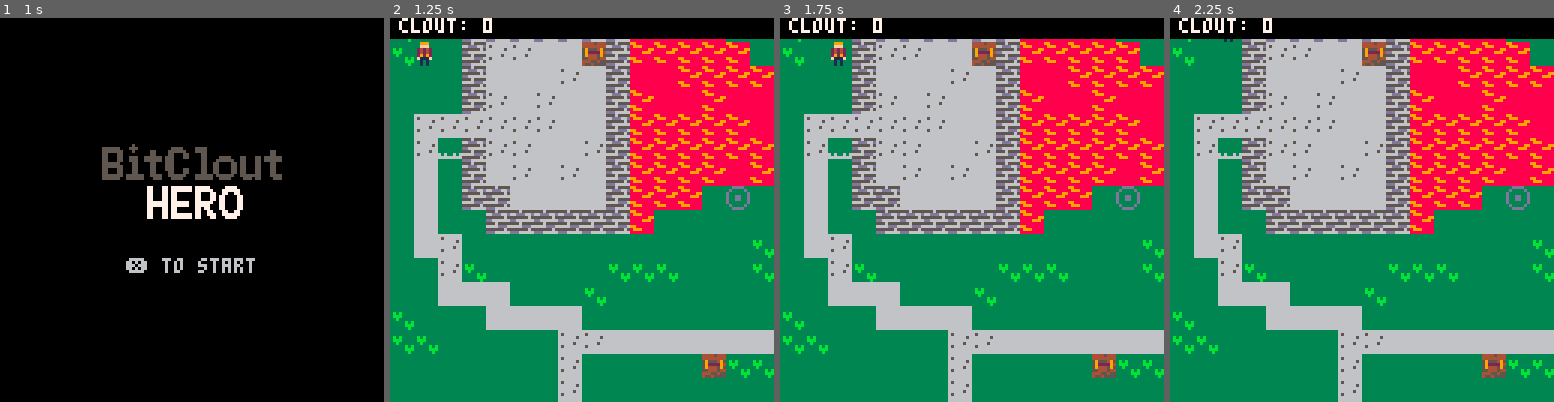
Above: before the commit, frames 1-4 (left to right).
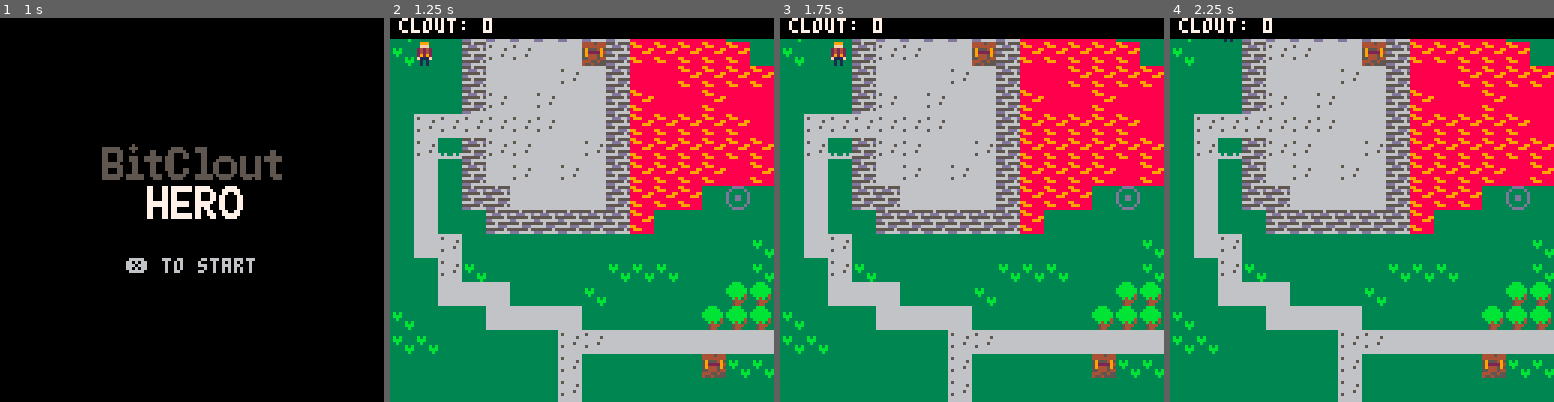
Above: after the commit, the same moments.

Repository: thoughtlesslabs/bitclouthero
Game: PICO-8 cartridge bitclout.p8
Two runs of this game, one before a commit and one after it. Both use one fixed random seed, a clock stepped at 60 frames per second and the inputs below.
Inputs:
- Up to frame 1 (1 s): tap X (X key) at 0.33 s
- Up to frame 2 (1.25 s): tap X (X key) at 1.07 s
- Up to frame 3 (1.75 s): hold Right from 1.6 s (still down)
- Up to frame 4 (2.25 s): tap X (X key) at 1.85 s; release Right at 2.1 s; hold Up from 2.15 s (still down)

Frame 1 is identical in both runs. In frame 2, 1.2% of the frame differs, in the area x 81-100%, y 68-82%; in frame 3, 1.2%; in frame 4, 1.2%.

Commit message:
Added new sand tiles and sandtrap

Diff:
--- a/bitclout.p8
+++ b/bitclout.p8
@@ -29,7 +29,8 @@
 	cloutopen = {7}
 	traps = {38}
 	trapclosed = {39}
-	sand = {54,55}
+	sand = {4,5}
+	sandtrap = {5}
 	treekey = {51}
 	win = {22}
 	lose = {39}
@@ -200,6 +201,9 @@
 	elseif is_tile(treekey,x,y) then
 		swap_tile(x,y)
 		sfx(4)
+	elseif is_tile(sandtrap,x,y) then
+		swap_tile(x,y)
+		sfx(5)
 	end
 end
 
@@ -271,14 +275,14 @@
 -- 2. add in gameplay
 -- 3. highscore
 __gfx__
-00000007700000003333333333333333000000000000000044445444a444444a0000000000999000000ff000000ff00000000000000000000000000000000000
-000007700770000033333333333333330000000000000000444444445a5454a40000000000fff000000ff000000ff00000000000000000000000000000000000
-0007700000077000333333333b3b333300000000000000005955549549aa4a940000000002424200000240000022400000000000000000000000000000000000
-0770000000000770333333333bbb3333000000000000000059222294a9aaaa9a000000000242420000224f000022400000000000000000000000000000000000
-77000000000000773333333333b33333000000000000000059444595aaaaaaaa00000000029292000f029000002f900000000000000000000000000000000000
-07770000000077703333333333333b3b00000000000000005544454444aaaa55000000000f111f00000110000011100000000000000000000000000000000000
-07007700007700703333333333333bbb0000000000000000444554555a4a45a40000000000101000000110000110100000000000000000000000000000000000
-007000777700070033333333333333b3000000000000000045545555a44a545a0000000000101000000111000100110000000000000000000000000000000000
+00000007700000003333333333333333999999999999999944445444a444444a0000000000999000000ff000000ff00000000000000000000000000000000000
+000007700770000033333333333333339a9999a999999999444444445a5454a40000000000fff000000ff000000ff00000000000000000000000000000000000
+0007700000077000333333333b3b333399999999999999995955549549aa4a940000000002424200000240000022400000000000000000000000000000000000
+0770000000000770333333333bbb33339999a9999999999959222294a9aaaa9a000000000242420000224f000022400000000000000000000000000000000000
+77000000000000773333333333b33333999999999999999959444595aaaaaaaa00000000029292000f029000002f900000000000000000000000000000000000
+07770000000077703333333333333b3b99a99999999999995544454444aaaa55000000000f111f00000110000011100000000000000000000000000000000000
+07007700007700703333333333333bbb9999999999999999444554555a4a45a40000000000101000000110000110100000000000000000000000000000000000
+007000777700070033333333333333b39a9999a99999999945545555a44a545a0000000000101000000111000100110000000000000000000000000000000000
 00070000000070005556555566666666666666660000000000dddd00000000000000000000000000000000000000000000000000000000000000000000000000
 000070000000700066ddd66d6666666665666666000000000d0000d0000000000000000000000000000000000000000000000000000000000000000000000000
 000070000007000055555565666666666666665600000000d000000d000000000000000000000000000000000000000000000000000000000000000000000000
@@ -295,14 +299,14 @@
 00000070007000008888888899888888000000000000000060600606060660600000000000000000000000000000000000000000000000000000000000000000
 00000007007000008888888889998888000000000000000066666666066666600000000000000000000000000000000000000000000000000000000000000000
 00000000770000008888888888888888000000000000000000000000000000000000000000000000000000000000000000000000000000000000000000000000
-000000000000000000bbb00000bbb00000bbb0000000000099999999999999990000000000000000000000000000000000000000000000000000000000000000
-00000000000000000bbbbb000bbbbb000bbbbb0000000000999999999a9999a90000000000000000000000000000000000000000000000000000000000000000
-0000000000000000bbbbbbb0bbbbbbb0bbbbbbb00000000099999999999999990000000000000000000000000000000000000000000000000000000000000000
-0000000000000000bbbbbbb0bbbbbbb0bbbbbbb000000000999999999999a9990000000000000000000000000000000000000000000000000000000000000000
-00000000000000000bbbbb404bbbbb400bbbbb400000000099999999999999990000000000000000000000000000000000000000000000000000000000000000
-000000000000000000b4b04044b4b04000b4b040000000009999999999a999990000000000000000000000000000000000000000000000000000000000000000
-00000000000000000054440004544400005444000000000099999999999999990000000000000000000000000000000000000000000000000000000000000000
-000000000000000000544000005440000054400000000000999999999a9999a90000000000000000000000000000000000000000000000000000000000000000
+000000000000000000bbb00000bbb00000bbb0000000000000000000000000000000000000000000000000000000000000000000000000000000000000000000
+00000000000000000bbbbb000bbbbb000bbbbb000000000000000000000000000000000000000000000000000000000000000000000000000000000000000000
+0000000000000000bbbbbbb0bbbbbbb0bbbbbbb00000000000000000000000000000000000000000000000000000000000000000000000000000000000000000
+0000000000000000bbbbbbb0bbbbbbb0bbbbbbb00000000000000000000000000000000000000000000000000000000000000000000000000000000000000000
+00000000000000000bbbbb404bbbbb400bbbbb400000000000000000000000000000000000000000000000000000000000000000000000000000000000000000
+000000000000000000b4b04044b4b04000b4b0400000000000000000000000000000000000000000000000000000000000000000000000000000000000000000
+00000000000000000054440004544400005444000000000000000000000000000000000000000000000000000000000000000000000000000000000000000000
+00000000000000000054400000544000005440000000000000000000000000000000000000000000000000000000000000000000000000000000000000000000
 00000000005000000000000000000000000000000000000000000000000000000000000000000000000000000000000000000000000000000000000000000000
 55555500055500000000000555500005555000000000000000000000000000000000000000000000000000000000000000000000000000000000000000000000
 55555550005000005500005555550005555000000000000000000000550000000000000000000000000000000000000000000000000000000000000000000000
@@ -480,32 +484,33 @@
 0213021213141314131222222222232222222223232223232222222322232322020202021414131313131313131414140202020202020202020202020202020202020000000000000000000000000000000000000000000000000000000000000000000000000000000000000000000000000000000000000000000000000000
 0213021212131313131222222202160222222222222222232222232222222322020202020202020213020202020202131313020202020202020202020202131313020000000000000000000000000000000000000000000000000000000000000000000000000000000000000000000000000000000000000000000000000000
 0213020212121212121222020202020222222322222222222222222222222222220202020202020214020202020202020214131414141414131313131313130202020000000000000000000000000000000000000000000000000000000000000000000000000000000000000000000000000000000000000000000000000000
-0213140202020202020202020202020302020203222223222223222222232222232202020202020214020202020202020202021302020202020202020202020202020000000000000000000000000000000000000000000000000000000000000000000000000000000000000000000000000000000000000000000000000000
-0202140302020202020303030202020302020203030202222222232222222222232222220202020213030206020202020202021302020202020202020202020202020000000000000000000000000000000000000000000000000000000000000000000000000000000000000000000000000000000000000000000000000000
-0202131313020202030202020202020202020202020303020202260202222222222222222202020213030202020202020202141402020202020202020202020202020000000000000000000000000000000000000000000000000000000000000000000000000000000000000000000000000000000000000000000000000000
-0302020213131313020202020202020202020202020202020202020202222223222222222222020213030302020202020202140202020202020202020202020202020000000000000000000000000000000000000000000000000000000000000000000000000000000000000000000000000000000000000000000000000000
+0213140202020202020202020202020332323232222223222223222222232222232202020202020214020202020202020202021302020202020202020202020202020000000000000000000000000000000000000000000000000000000000000000000000000000000000000000000000000000000000000000000000000000
+0202140302020202020303030202020332323232323232222222232222222222232222220202020213030206020202020202021302020202020202020202020202020000000000000000000000000000000000000000000000000000000000000000000000000000000000000000000000000000000000000000000000000000
+0202131313020202030202020202323232323232323232323202260202222222222222222202020213030202020202020202141402020202020202020202020202020000000000000000000000000000000000000000000000000000000000000000000000000000000000000000000000000000000000000000000000000000
+0302020213131313020202020232323232323232323232323202020202222223222222222222020213030302020202020202140202020202020202020202020202020000000000000000000000000000000000000000000000000000000000000000000000000000000000000000000000000000000000000000000000000000
 0303020202020214141313131313131313141413131313131314131313131313141413131313131314020303020202020202140202020202020303020302020202020200000000000000000000000000000000000000000000000000000000000000000000000000000000000000000000000000000000000000000000000000
 0202020202020214020202020206030303020202021402020202020202020222222222222222220303020202030202020213130203030302020303030302020202020200000000000000000000000000000000000000000000000000000000000000000000000000000000000000000000000000000000000000000000000000
 0202020202020214020202020202020202020202021413020202020202020222222223222323220303030303030202020213020202020302020303030202020202020200000000000000000000000000000000000000000000000000000000000000000000000000000000000000000000000000000000000000000000000000
 0202020226020213020202020202020202020202020213020202260202020202222322232322220303030202020202021313020202020302030203030202020202020200000000000000000000000000000000000000000000000000000000000000000000000000000000000000000000000000000000000000000000000000
-0202020202020213131313020202020202020202020213020202020202020202222222222322220202030302020202131402020202020303030303030202020202020200000000000000000000000000000000000000000000000000000000000000000000000000000000000000000000000000000000000000000000000000
-0202030303030213020213130202020202020202020214140202020202020202022222222222220202020202021414130202020202020203030203030302020202020200000000000000000000000000000000000000000000000000000000000000000000000000000000000000000000000000000000000000000000000000
-0203030303030313130202130202020202020202020202130202020202020202022222232223232226020202131402020202020202020202030202030303020202020200000000000000000000000000000000000000000000000000000000000000000000000000000000000000000000000000000000000000000000000000
-0202020303030303130202130202020202020303030202131302020202020202020222222222232202020202130202020202020202020202030203030202020202020000000000000000000000000000000000000000000000000000000000000000000000000000000000000000000000000000000000000000000000000000
-0202020203030303131313130202020203030202020202021402020202020202020222222222222202020213130202020202020202020202030303020202020202020000000000000000000000000000000000000000000000000000000000000000000000000000000000000000000000000000000000000000000000000000
-0202020202020303020202020202030303030303030203031402030303030303030303222223222202020213020202020202020202260202020202020202020202020000000000000000000000000000000000000000000000000000000000000000000000000000000000000000000000000000000000000000000000000000
-0202020206020203020202020203030303030303020303021403030202060203020202222222222202021313020202020202020202020202020202020202020202020000000000000000000000000000000000000000000000000000000000000000000000000000000000000000000000000000000000000000000000000000
-0202020202020202020202020302020302030303030202021403030202020203030302222322232322021302020206020202020202021413131313131314140202020000000000000000000000000000000000000000000000000000000000000000000000000000000000000000000000000000000000000000000000000000
-0202020202020202020202020303030303030302020202021313030303030303030303222222222322021402020202020202020202141432323232323232141313141300000000000000000000000000000000000000000000000000000000000000000000000000000000000000000000000000000000000000000000000000
+0202020202020213020202020202020202020202020213020202020202020202222222222322220202030302020202131402020202020303030303030202020202020200000000000000000000000000000000000000000000000000000000000000000000000000000000000000000000000000000000000000000000000000
+0202030303030213020202020202020202020202020214140202020202020202022222222222220202020202021414130202020202020203030203030302020202020200000000000000000000000000000000000000000000000000000000000000000000000000000000000000000000000000000000000000000000000000
+0203030303030313020202020202020202020202020202130202020202020202022222232223232226020202131402020202020202020202030202030303020202020200000000000000000000000000000000000000000000000000000000000000000000000000000000000000000000000000000000000000000000000000
+0202020303030313020202020202020202020303030202131302020202020202020222222222232202020202130202020202020202020202030203030202020202020000000000000000000000000000000000000000000000000000000000000000000000000000000000000000000000000000000000000000000000000000
+0202020203030313131314141402020203030202020202021402020202020202020222222222222202020213130202020202020202020202030303020202020202020000000000000000000000000000000000000000000000000000000000000000000000000000000000000000000000000000000000000000000000000000
+0202020202021313030303031302030303030303030203031402030303030303030303222223222202020213020202020202020202260202020202020202020202020000000000000000000000000000000000000000000000000000000000000000000000000000000000000000000000000000000000000000000000000000
+0202020206021303030303031303030303030303020303021403030202020203020202222222222202021313020202020202020202020202020202020202020202020000000000000000000000000000000000000000000000000000000000000000000000000000000000000000000000000000000000000000000000000000
+0202020202021414030303031302020302030303030202021403030202020203030302222322232322021302020206020202020202021413131313131314140202020000000000000000000000000000000000000000000000000000000000000000000000000000000000000000000000000000000000000000000000000000
+0202020202020214141313131303030303030302020202021313030303030303030303222222222322021402020202020202020202141432323232323232141313141300000000000000000000000000000000000000000000000000000000000000000000000000000000000000000000000000000000000000000000000000
 0202020202020202020202020202020303030302020202020213030303030303030303232223232222021302020202020202020202133232323232323232323232141413000000000000000000000000000000000000000000000000000000000000000000000000000000000000000000000000000000000000000000000000
-0202020202020202022602020202020202020202363636363614030303020303030303222222232222021302020202020202020202133232323232323232323232320000000000000000000000000000000000000000000000000000000000000000000000000000000000000000000000000000000000000000000000000000
-0202020202020202020202020202020202020202373737373614141302030303030302222222222202021302020202020202020213143232060202020202323232320000000000000000000000000000000000000000000000000000000000000000000000000000000000000000000000000000000000000000000000000000
-0202020202020202020202020202020202020202373636363636361414131313131314222223222202021402020213131313131314323232323202260202323232320000000000000000000000000000000000000000000000000000000000000000000000000000000000000000000000000000000000000000000000000000
-0202020202020202020202020202020202020202363637363736370202020202020213141313131313141414141313323232323232323332323232323432323232320000000000000000000000000000000000000000000000000000000000000000000000000000000000000000000000000000000000000000000000000000
-0202020202020202020202020202020202020202363636363636360202020202020202022322232322020202023233343434343434343434343434343432323232320000000000000000000000000000000000000000000000000000000000000000000000000000000000000000000000000000000000000000000000000000
-…(6 lines of a section not shown)…
+0202020202020202022602020202020202020202040404040414030303020303030303222222232222021302020202020202020202133232323232323232323232320000000000000000000000000000000000000000000000000000000000000000000000000000000000000000000000000000000000000000000000000000
+0202020202020202020202020202020202020404040404040414141302030303030302222222222202021302020202020202020213143232060202020202323232320000000000000000000000000000000000000000000000000000000000000000000000000000000000000000000000000000000000000000000000000000
+0202020202020202020202020202020202020404040404040404041414131313131314222223222202021402020213131313131314323232323202260202323232320000000000000000000000000000000000000000000000000000000000000000000000000000000000000000000000000000000000000000000000000000
+0202020202020202020202020202020202040404040404040404040202020202020213141313131313141414141313323232323232323332323232323432323232320000000000000000000000000000000000000000000000000000000000000000000000000000000000000000000000000000000000000000000000000000
+0202020202020202020202020202020204040404040405040404040402020202020202022322232322020202023233343434343434343434343434343432323232320000000000000000000000000000000000000000000000000000000000000000000000000000000000000000000000000000000000000000000000000000
+…(7 lines of a section not shown)…
Not shown, changed: the sound effects (__sfx__) section of bitclout.p8
